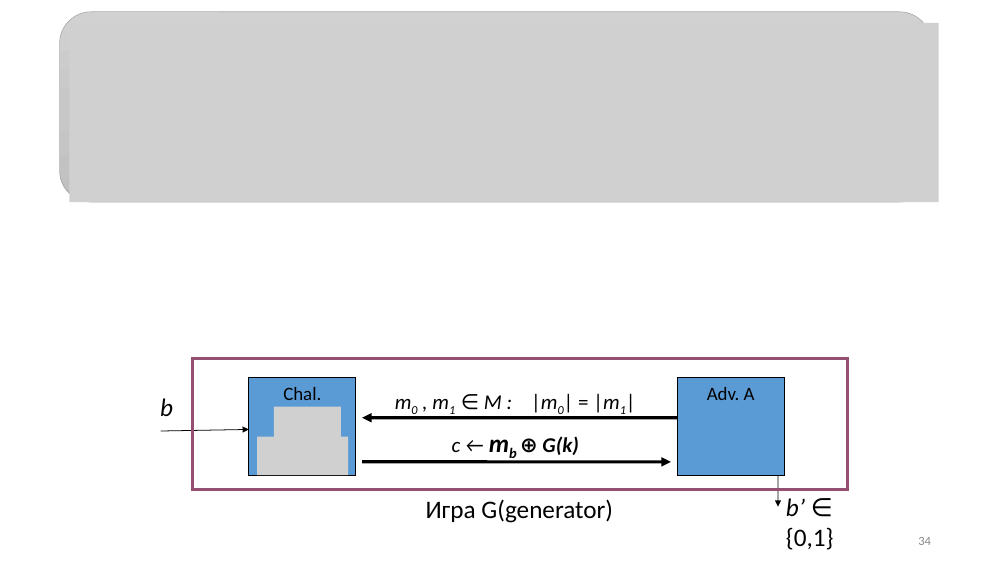
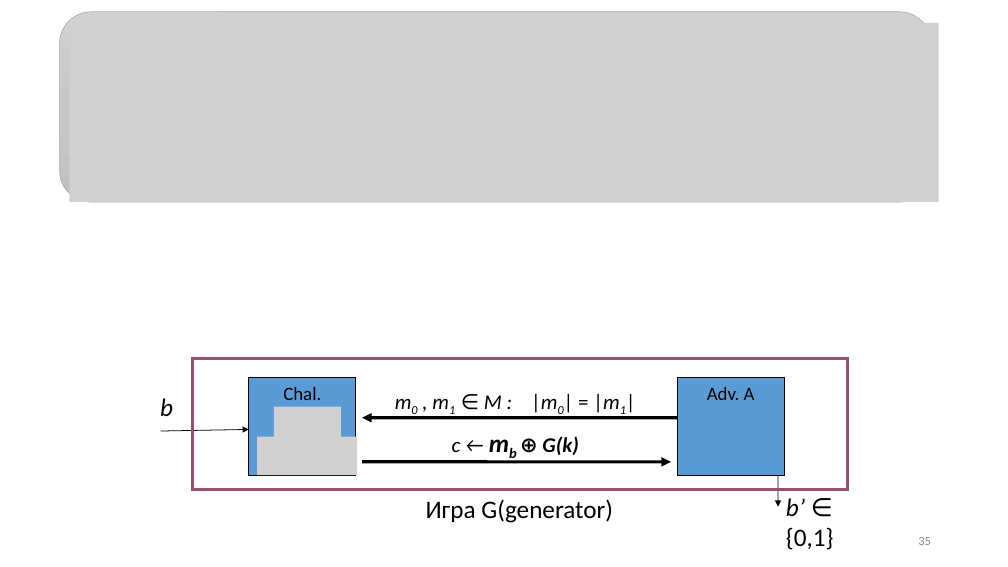
Before and after one commit to CryptoCourse/CryptoLectures, a slide deck: slide 35 of Lectures/Lecture2.pptx (slide 34 before the commit). Drawn at 1008x567 pixels with LibreOffice and Linux fonts; fonts in the diff are those of the drawing; grey boxes stand for pictures. Boxes give left, top, right and bottom in pixels: in the first picture for what was removed or moved away, otherwise in the second. Text is boxed around its words. In the diff, an @@ line names an element or a change of style, - is before the commit and + after.

```diff
--- a/Lectures/Lecture2.pptx
+++ b/Lectures/Lecture2.pptx
@@ picture: place and size @@
-picture at box(257, 437, 348, 476)
+picture at box(257, 437, 357, 476)
@@ page number at box(918, 537, 931, 545): text changed @@
-34
+35
```
Also in this commit, not shown: 3 other slides changed, 3 slides added, 2 other files.
